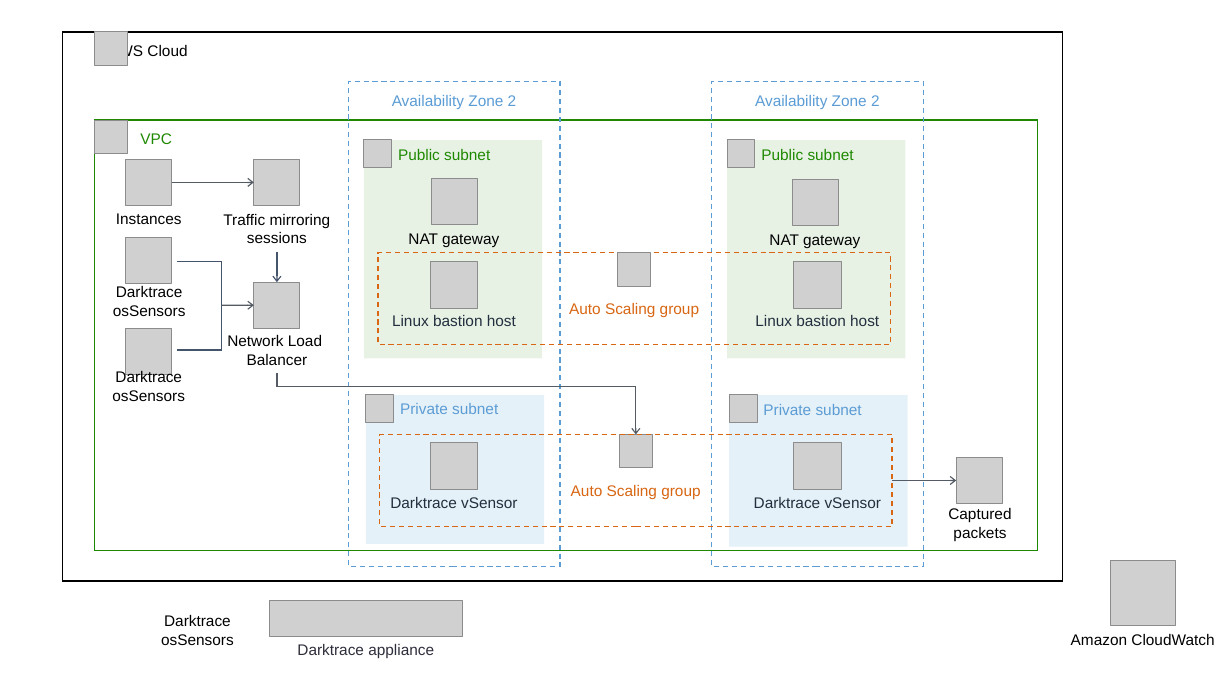
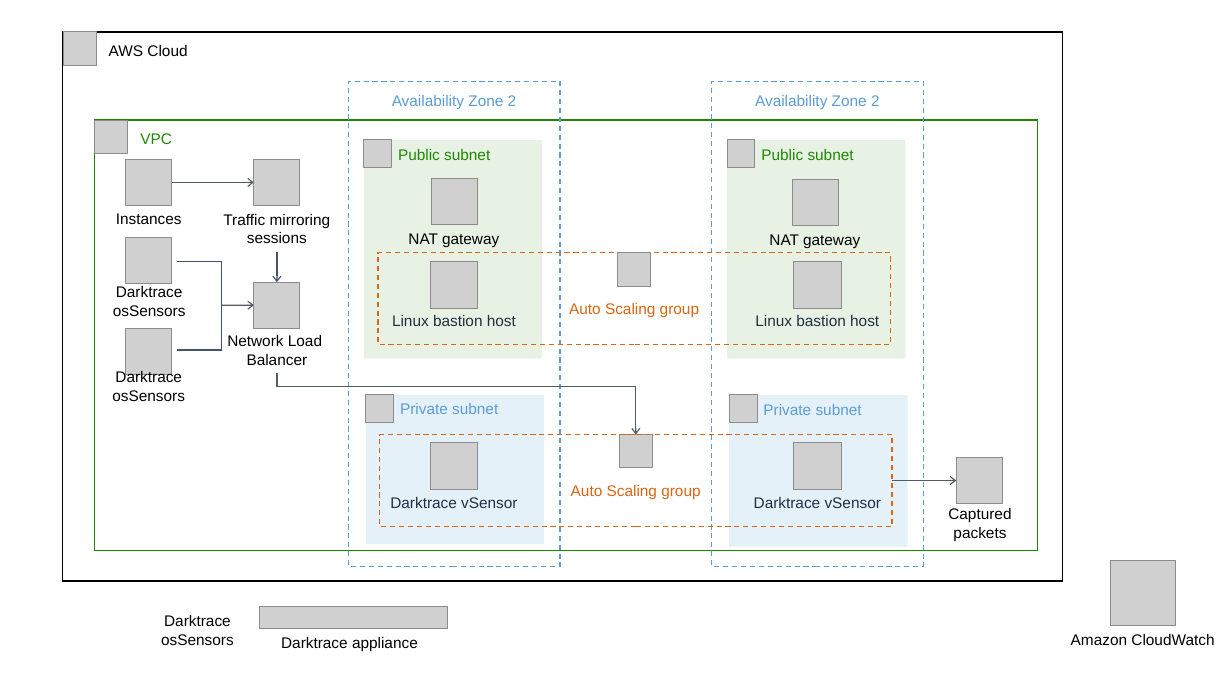
Before and after one commit to aws-quickstart/quickstart-darktrace-vsensor, a slide deck: slide 2 of docs/images/darktrace-vsensor-architecture-diagram.pptx. Drawn at 1232x693 pixels with LibreOffice and Linux fonts; fonts in the diff are those of the drawing; grey boxes stand for pictures. Boxes give left, top, right and bottom in pixels: in the first picture for what was removed or moved away, otherwise in the second. Text is boxed around its words. In the diff, an @@ line names an element or a change of style, - is before the commit and + after.

```diff
--- a/docs/images/darktrace-vsensor-architecture-diagram.pptx
+++ b/docs/images/darktrace-vsensor-architecture-diagram.pptx
@@ picture: place and size @@
-picture at [94, 31, 128, 65]
+picture at [63, 31, 96, 65]
@@ picture: place and size @@
-picture at [270, 601, 462, 637]
+picture at [260, 607, 447, 629]
@@ text "Darktrace appliance": place and size @@
-text "Darktrace appliance" at [297, 644, 434, 658]
+text "Darktrace appliance" at [281, 637, 418, 652]
@@ text "Darktrace appliance" at [281, 637, 418, 652]: text colour #2D2E3B to #000000 @@
```
Also in this commit, not shown: 3 other slides changed, 3 other files.
